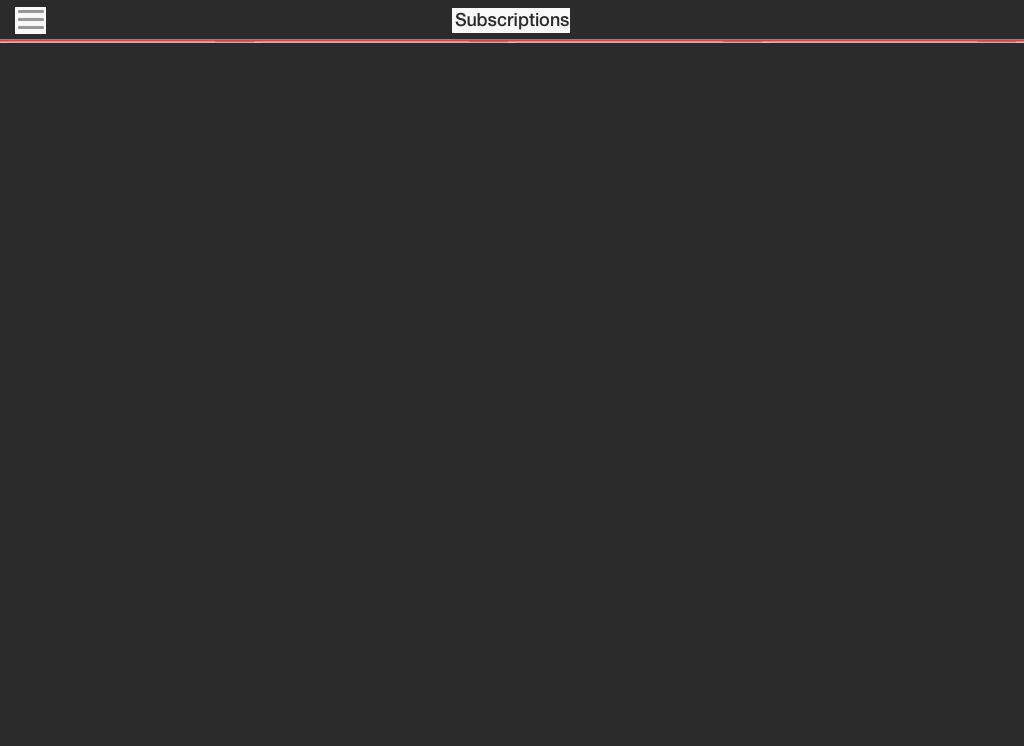
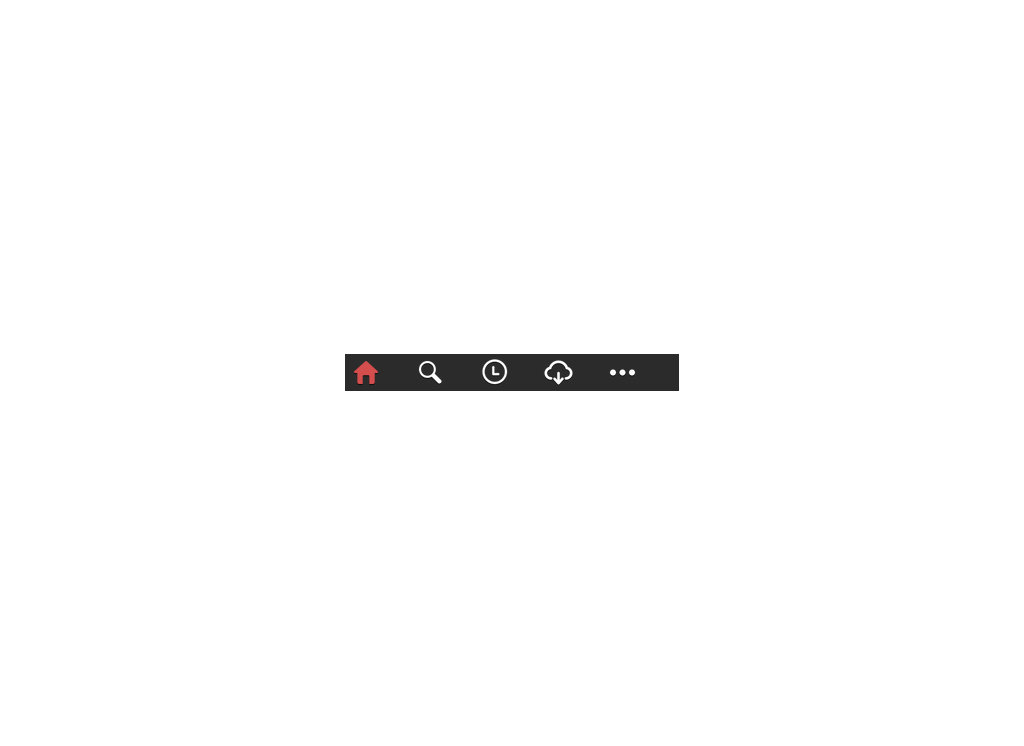
Before/after of a w=1024, h=746 layered artwork. What changed in the layer stack:
added layer "footer-effect" above "footer-used" over (354, 358, 636, 387)
hid group "header" (3 layers) over (0, 7, 1024, 43)
removed layer "popup" (2nd of 2, in "header") from group "header" over (15, 7, 46, 34)
renamed "Layer 1" to "Layer 1.png", hid it over (0, 0, 1024, 746)
